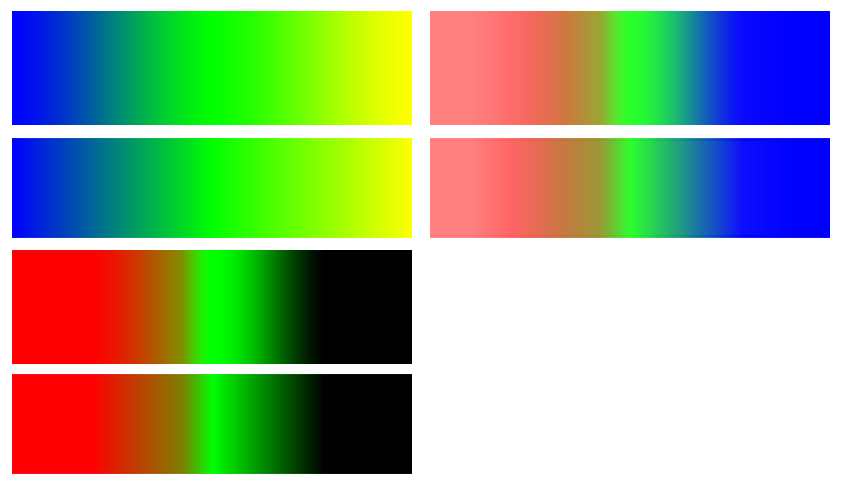
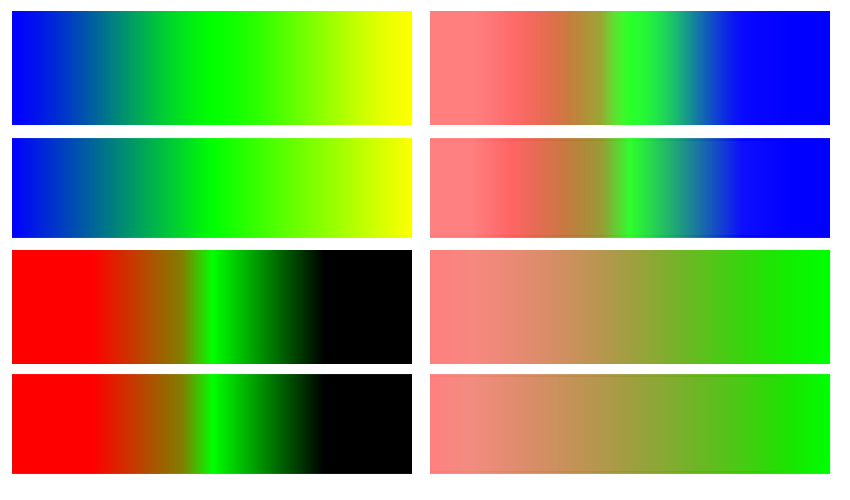
The second (850, 500) image is a revision of the first. Changes to its layers:
added layer "gradient3_4" above "gradient2 copy 3" over bbox(430, 374, 830, 474)
added layer "gradient2 copy 3" above "Background" over bbox(430, 250, 830, 364)
